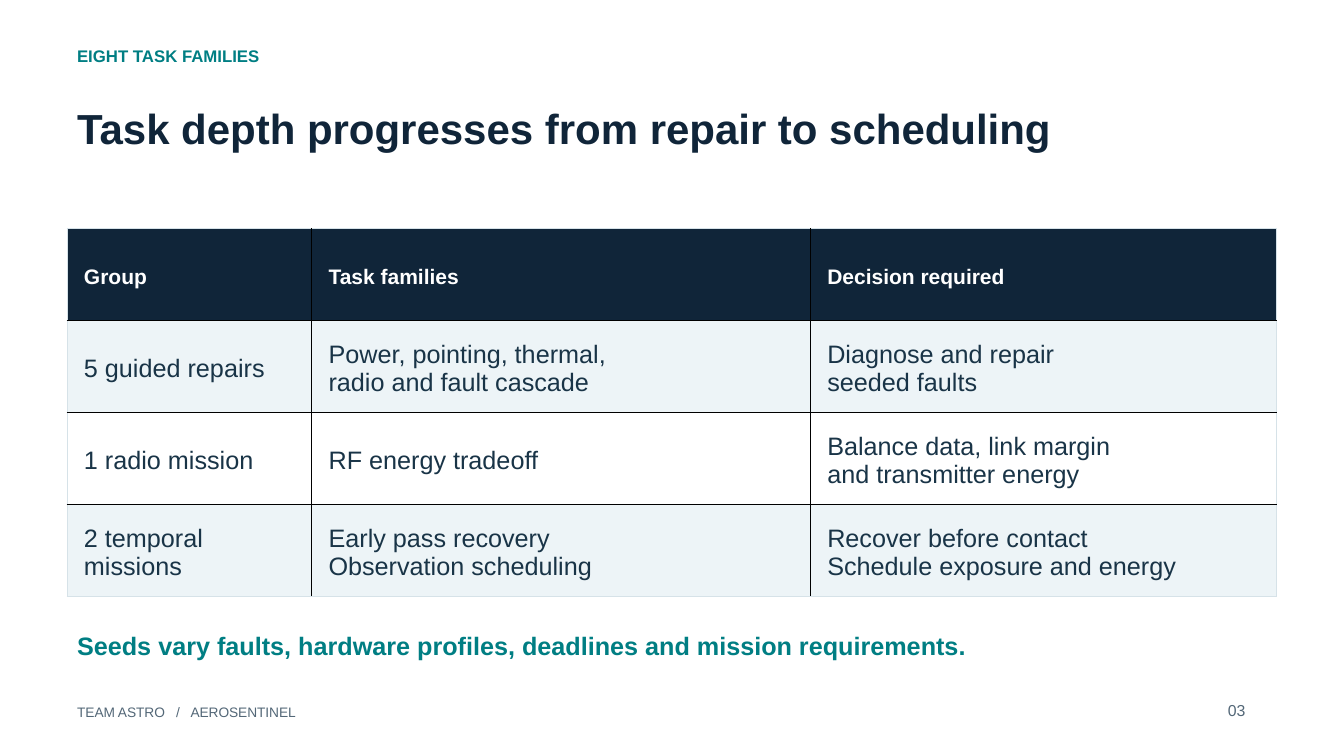
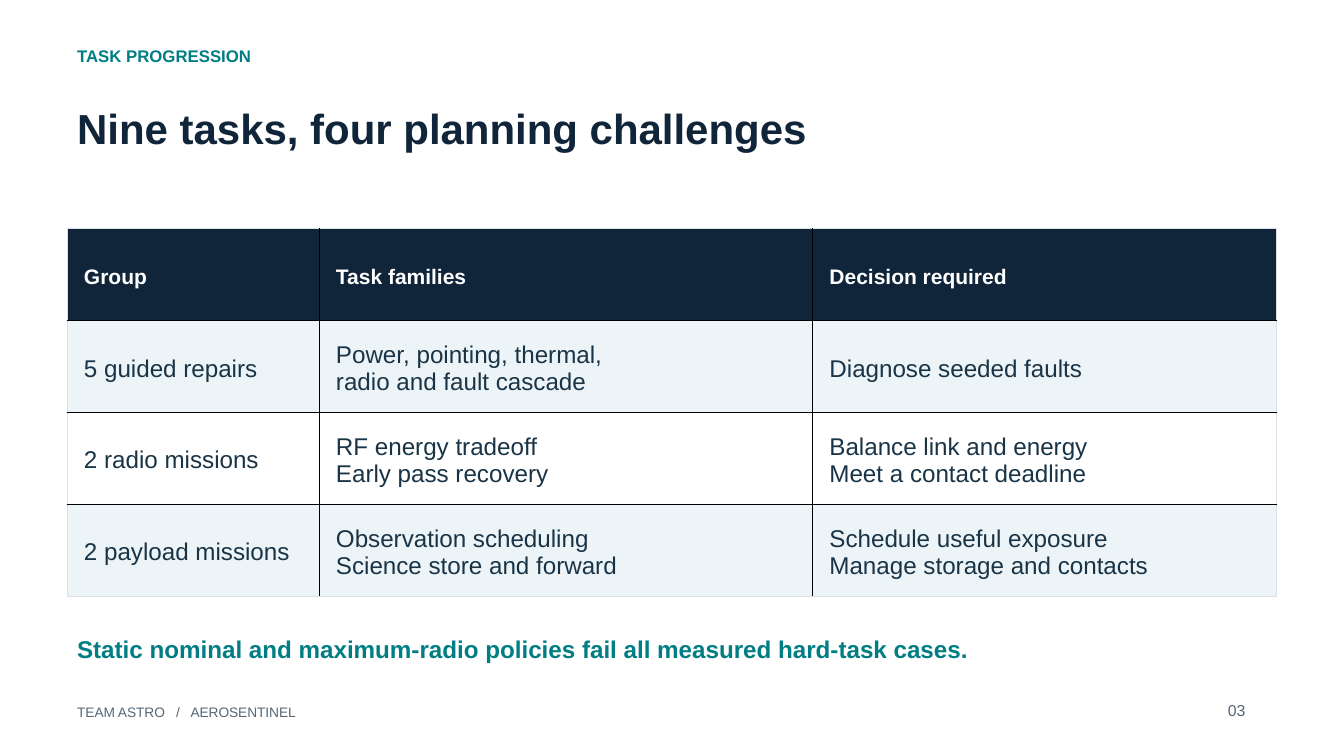
Before and after one commit to devesh3001/ASTRO, a slide deck: slide 3 of submission_bundle/defense-deck.pptx. Drawn at 1344x756 pixels with LibreOffice and Linux fonts; fonts in the diff are those of the drawing. Boxes give left, top, right and bottom in pixels: in the first picture for what was removed or moved away, otherwise in the second. Text is boxed around its words. In the diff, an @@ line names an element or a change of style, - is before the commit and + after.

Commit message:
Strengthen mission planning, verification and submission evidence

```diff
--- a/submission_bundle/defense-deck.pptx
+++ b/submission_bundle/defense-deck.pptx
@@ text at (77,50,251,62): text changed @@
-EIGHT TASK FAMILIES
+TASK PROGRESSION
@@ text at (77,113,807,153): text changed @@
-Task depth progresses from repair to scheduling
+Nine tasks, four planning challenges
@@ table at (68,229,1277,597) @@
-row 2, column 3: Diagnose and repair / seeded faults
+row 2, column 3: Diagnose seeded faults
-row 3: 1 radio mission | RF energy tradeoff | Balance data, link margin / and transmitter energy
+row 3: 2 radio missions | RF energy tradeoff / Early pass recovery | Balance link and energy / Meet a contact deadline
-row 4: 2 temporal missions | Early pass recovery / Observation scheduling | Recover before contact / Schedule exposure and energy
+row 4: 2 payload missions | Observation scheduling / Science store and forward | Schedule useful exposure / Manage storage and contacts
@@ size 18 to 17.2 pt in "5 guided repairs", "Power, pointing, thermal,", "radio and fault cascade" @@
@@ text at (77,640,968,663): text changed; size 18 to 17.2 pt @@
-Seeds vary faults, hardware profiles, deadlines and mission requirements.
+Static nominal and maximum-radio policies fail all measured hard-task cases.
```
Also in this commit, not shown: 6 other slides changed, 1 slide added, 1 slide removed, 29 other files.
